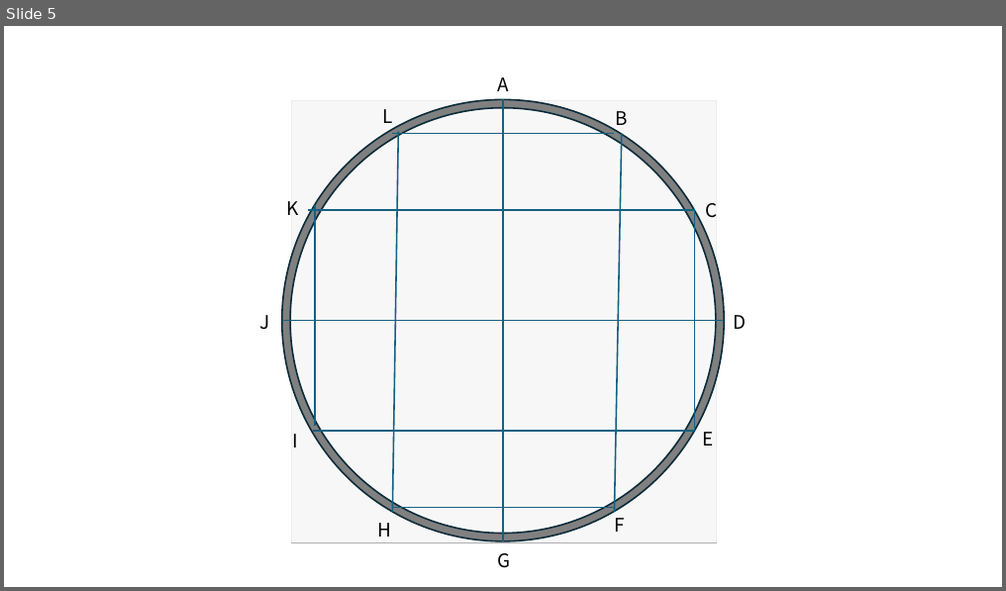
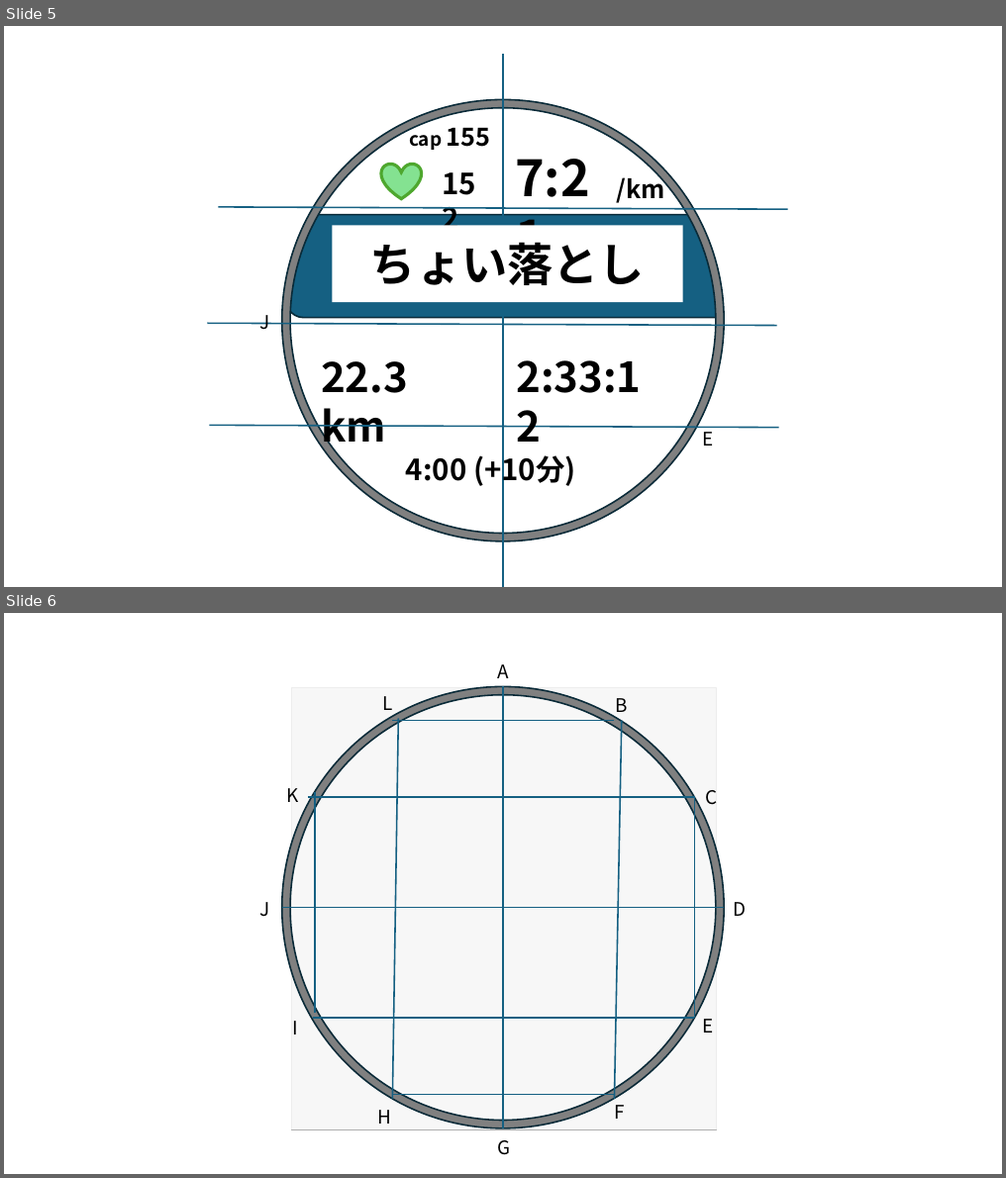
Before and after one commit to EibaKatsu/MarathonCoach, a slide deck: assets/モック.pptx. Shown one above the other, each under a label of ours: slide 5 before the commit, slides 5 and 6 after it. The pictures are 1006x591 and 1006x1178 pixels, drawn with LibreOffice and Linux fonts; fonts in the diff are those of the drawing; grey boxes stand for pictures. Boxes give left, top, right and bottom in pixels: in the first picture for what was removed or moved away, otherwise in the second. Text is boxed around its words. In the diff, an @@ line names an element or a change of style, - is before the commit and + after.

```diff
--- a/assets/モック.pptx
+++ b/assets/モック.pptx
@@ slide 5 added at bbox=[4, 26, 1002, 587], background #FFFFFF @@
@@ line added from (503, 54) to (503, 587), #156082 1.5 pt @@
@@ donut added at bbox=[282, 99, 724, 542], fill #808080, outline #092A39 1.5 pt @@
@@ text added at bbox=[409, 127, 491, 150], 18 pt, text #000000, bold @@
+cap 155
@@ heart added at bbox=[381, 164, 421, 199], fill #84E291, outline #4EA72E 3 pt @@
@@ text added at bbox=[435, 163, 500, 205], 28 pt, text #000000, bold @@
+152
@@ text added at bbox=[515, 159, 590, 209], 48 pt, text #000000, bold @@
+7:21
@@ text added at bbox=[617, 173, 665, 203], 24 pt, text #000000, bold @@
+/km
@@ rectangle added at bbox=[241, 184, 314, 318], fill #FFFFFF @@
@@ rectangle added at bbox=[696, 200, 769, 334], fill #FFFFFF @@
@@ line added from (218, 207) to (788, 209), #156082 1.5 pt @@
@@ rounded rectangle added at bbox=[286, 215, 732, 318], fill #156082, outline #092A39 1.5 pt, 36 pt, text #FFFFFF @@
+ちょい落とし
@@ rectangle added at bbox=[332, 225, 683, 302], fill #FFFFFF, 44 pt, text #000000, bold @@
+ちょい落とし
@@ text added at bbox=[259, 315, 269, 330], 18 pt, text #000000 @@
+J
@@ line added from (208, 323) to (777, 325), #156082 1.5 pt @@
@@ text added at bbox=[321, 362, 408, 453], 40 pt, text #000000, bold @@
+22.3 km
@@ text added at bbox=[516, 361, 641, 393], 40 pt, text #000000, bold @@
+2:33:12
@@ line added from (209, 426) to (779, 428), #156082 1.5 pt @@
@@ text added at bbox=[703, 427, 714, 446], 18 pt, text #000000 @@
+E
@@ text added at bbox=[406, 452, 576, 489], 28 pt, text #000000, bold @@
+4:00 (+10分)
@@ what was slide 5 is now slide 6 @@
```
Also in this commit, not shown: 33 other files.
